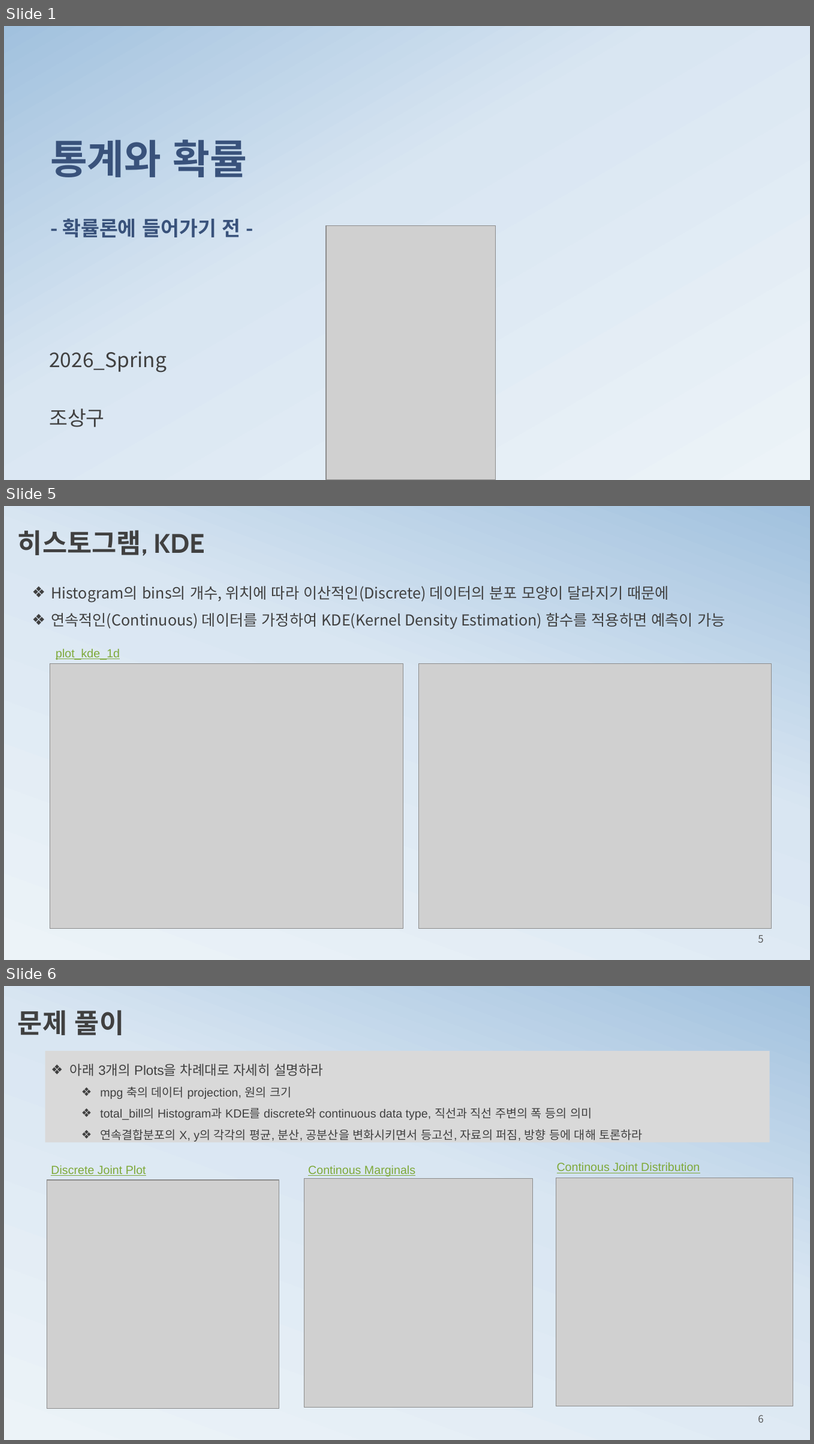
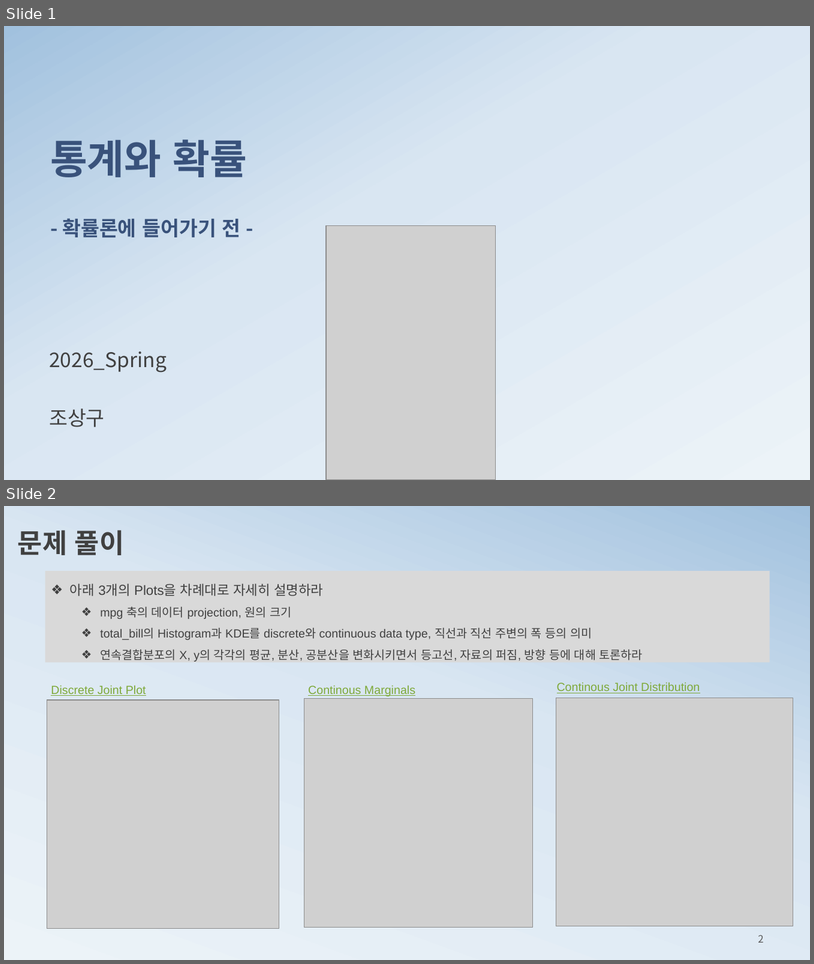
Before and after one commit to ancestor9/mathematics-for-machine-learning, a slide deck: 2_histogram2probability.pptx. Shown one above the other, each under a label of ours: slides 1, 5 and 6 before the commit, slides 1 and 2 after it; the slides between them are not shown. The pictures are 814x1444 and 814x964 pixels, drawn with LibreOffice and Linux fonts; fonts in the diff are those of the drawing; grey boxes stand for pictures; background and template pictures are left out. Boxes give left, top, right and bottom in pixels: in the first picture for what was removed or moved away, otherwise in the second. Text is boxed around its words. In the diff, an @@ line names an element or a change of style, - is before the commit and + after.

```diff
--- a/2_histogram2probability.pptx
+++ b/2_histogram2probability.pptx
@@ slide 5 removed at (x1=4, y1=506, x2=810, y2=960), background gradient #ECF3F8 to #D9E6F2 to #A1C1DE @@
@@ text removed at (x1=18, y1=530, x2=206, y2=556) @@
-히스토그램, KDE
@@ text removed at (x1=51, y1=586, x2=725, y2=629) @@
-❖ Histogram의 bins의 개수, 위치에 따라 이산적인(Discrete) 데이터의 분포 모양이 달라지기 때문에
-❖ 연속적인(Continuous) 데이터를 가정하여 KDE(Kernel Density Estimation) 함수를 적용하면 예측이 가능
@@ text removed at (x1=56, y1=648, x2=120, y2=660) @@
-plot_kde_1d
@@ picture removed at (x1=50, y1=663, x2=403, y2=928) @@
@@ picture removed at (x1=419, y1=663, x2=771, y2=928) @@
@@ page number removed at (x1=758, y1=934, x2=764, y2=942) @@
-5
@@ what was slide 6 is now slide 2 @@
@@ page number at (x1=758, y1=934, x2=764, y2=942): text changed @@
-6
+2
```
Also in this commit, not shown: 3 other slides removed, 2 other files.
